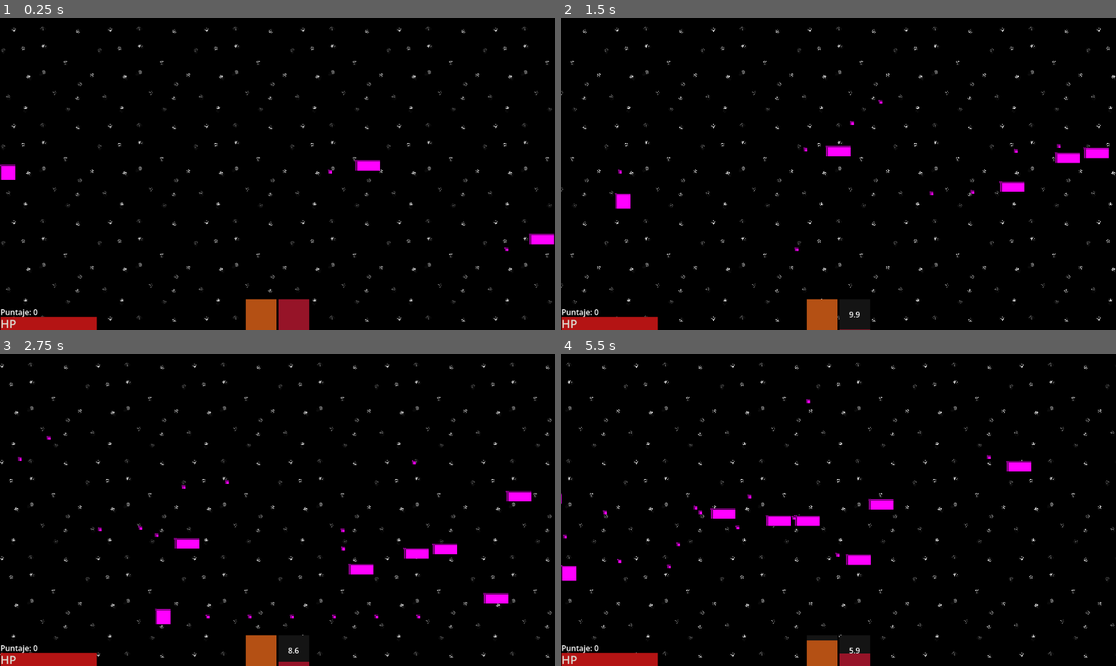
Above: before the commit, frames 1-4 (two rows, left to right).
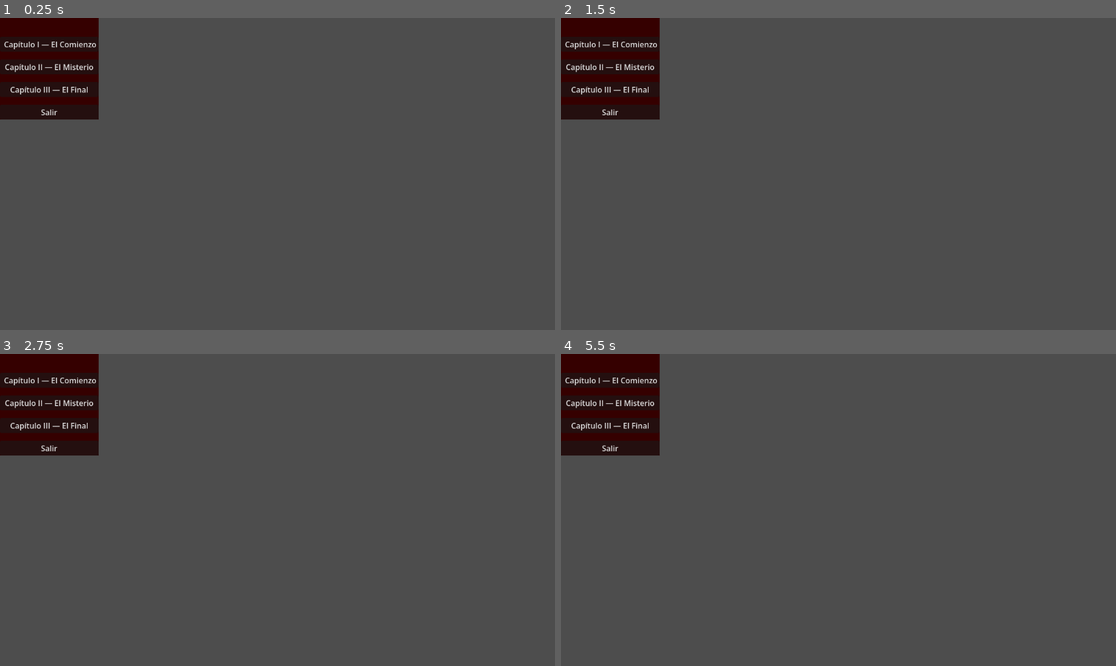
Above: after the commit, the same moments.

Repository: wfeboSKL/tales-for-the-asleep
Game: Godot game, scene res://scenes/Menu/Mewou.tscn
Same seed, same stepped clock (60 frames per second), same inputs: the game is played once before the commit and once after it. Before the commit the project starts from res://scenes/demolevel/level.tscn.
Inputs:
- Up to frame 1 (0.25 s): no input
- Up to frame 2 (1.5 s): tap Enter at 0.5 s; hold D (move_right) 0.53-1.28 s; hold Shift (focus) 0.53-1.28 s; tap Space at 0.77 s; hold S (move_down) from 1.28 s (still down); tap J (melee) at 1.35 s
- Up to frame 3 (2.75 s): tap Space at 1.52 s; release S (move_down) at 2.03 s; hold D (move_right) from 2.03 s (still down); hold K (shoot) from 2.03 s (still down)
- Up to frame 4 (5.5 s): release D (move_right) at 2.78 s; release K (shoot) at 2.78 s; hold W (move_up) 2.78-3.53 s; tap Enter at 2.85 s; tap Space at 3.02, 3.77, 4.52 s; hold Shift (focus) 3.53-4.28 s; hold A (move_left) 3.53-5.03 s; tap J (melee) at 4.35 s; hold S (move_down) from 5.03 s (still down); hold K (shoot) from 5.03 s (still down)

The runs differ from the first frame. In frame 1, 99% of the frame differs, in the area x 0-100%, y 0-100%; in frame 2, 100%; in frame 3, 99%; in frame 4, 100%.

Commit message:
Hice la mayoria del codigo pero falta mucho

Diff:
--- /dev/null
+++ b/mainmenu.gd
@@ -0,0 +1,55 @@
+extends Control
+
+# Rutas de las escenas de cada capítulo
+# ¡Cambia estas rutas por las de tu proyecto!
+const CHAPTER_1 = "res://scenes/chapter_1.tscn"
+const CHAPTER_2 = "res://scenes/chapter_2.tscn"
+const CHAPTER_3 = "res://scenes/chapter_3.tscn"
+
+func _ready():
+	# Conectar señales de cada botón a sus funciones
+	$BookshelfPanel/VBoxContainer/Chapter1Button.pressed.connect(_on_chapter1_pressed)
+	$BookshelfPanel/VBoxContainer/Chapter2Button.pressed.connect(_on_chapter2_pressed)
+	$BookshelfPanel/VBoxContainer/Chapter3Button.pressed.connect(_on_chapter3_pressed)
+	$BookshelfPanel/VBoxContainer/QuitButton.pressed.connect(_on_quit_pressed)
+
+# --- Funciones de cada botón ---
+
+func _on_chapter1_pressed():
+	get_tree().change_scene_to_file(CHAPTER_1)
+
+func _on_chapter2_pressed():
+	get_tree().change_scene_to_file(CHAPTER_2)
+
+func _on_chapter3_pressed():
+	get_tree().change_scene_to_file(CHAPTER_3)
+
+func _on_quit_pressed():
+	get_tree().quit()extends Control
+
+# Rutas de las escenas de cada capítulo
+# ¡Cambia estas rutas por las de tu proyecto!
+const CHAPTER_1 = "res://scenes/chapter_1.tscn"
+const CHAPTER_2 = "res://scenes/chapter_2.tscn"
+const CHAPTER_3 = "res://scenes/chapter_3.tscn"
+
+func _ready():
+	# Conectar señales de cada botón a sus funciones
+	$BookshelfPanel/VBoxContainer/Chapter1Button.pressed.connect(_on_chapter1_pressed)
+	$BookshelfPanel/VBoxContainer/Chapter2Button.pressed.connect(_on_chapter2_pressed)
+	$BookshelfPanel/VBoxContainer/Chapter3Button.pressed.connect(_on_chapter3_pressed)
+	$BookshelfPanel/VBoxContainer/QuitButton.pressed.connect(_on_quit_pressed)
+
+# --- Funciones de cada botón ---
+
+func _on_chapter1_pressed():
+	get_tree().change_scene_to_file(CHAPTER_1)
+
+func _on_chapter2_pressed():
+	get_tree().change_scene_to_file(CHAPTER_2)
+
+func _on_chapter3_pressed():
+	get_tree().change_scene_to_file(CHAPTER_3)
+
+func _on_quit_pressed():
+	get_tree().quit()
--- a/project.godot
+++ b/project.godot
@@ -11,7 +11,7 @@
 [application]
 
 config/name="DesivinteMvp"
-run/main_scene="uid://xeqaplemmgjl"
+run/main_scene="uid://hndi5xvpu8m3"
 config/features=PackedStringArray("4.6", "GL Compatibility")
 config/icon="res://icon.svg"
 
--- a/scenes/Menu/Mewou.tscn
+++ b/scenes/Menu/Mewou.tscn
@@ -3,7 +3,7 @@
 [sub_resource type="StyleBoxFlat" id="StyleBoxFlat_rjerq"]
 bg_color = Color(0.2086803, 1.5191269e-07, 2.4065375e-08, 1)
 
-[node name="Mewou" type="Control" unique_id=743778031]
+[node name="Main Menu" type="Control" unique_id=743778031]
 layout_mode = 3
 anchors_preset = 15
 anchor_right = 1.0
@@ -24,18 +24,26 @@
 
 [node name="VBoxContainer" type="VBoxContainer" parent="BookshelfPanel" unique_id=1589564995]
 layout_mode = 2
+theme_override_constants/separation = 16
+alignment = 1
 
 [node name="TitleLabel" type="Label" parent="BookshelfPanel/VBoxContainer" unique_id=1187911868]
 layout_mode = 2
 
 [node name="Chapter1Button" type="Button" parent="BookshelfPanel/VBoxContainer" unique_id=1163982157]
 layout_mode = 2
+text = " Capítulo I — El Comienzo
+"
 
 [node name="Chapter2Button" type="Button" parent="BookshelfPanel/VBoxContainer" unique_id=1024758933]
 layout_mode = 2
+text = "Capítulo II — El Misterio
+"
 
 [node name="Chapter3Button" type="Button" parent="BookshelfPanel/VBoxContainer" unique_id=1963010779]
 layout_mode = 2
+text = "Capítulo III — El Final"
 
 [node name="QuitButton" type="Button" parent="BookshelfPanel/VBoxContainer" unique_id=452497751]
 layout_mode = 2
+text = "Salir"
--- /dev/null
+++ b/scenes/Menu/mewou.gd
@@ -0,0 +1,28 @@
+extends Control
+
+# Rutas de las escenas de cada capítulo
+# ¡Cambia estas rutas por las de tu proyecto!
+const CHAPTER_1 = "res://scenes/chapter_1.tscn"
+const CHAPTER_2 = "res://scenes/chapter_2.tscn"
+const CHAPTER_3 = "res://scenes/chapter_3.tscn"
+
+func _ready():
+	# Conectar señales de cada botón a sus funciones
+	$BookshelfPanel/VBoxContainer/Chapter1Button.pressed.connect(_on_chapter1_pressed)
+	$BookshelfPanel/VBoxContainer/Chapter2Button.pressed.connect(_on_chapter2_pressed)
+	$BookshelfPanel/VBoxContainer/Chapter3Button.pressed.connect(_on_chapter3_pressed)
+	$BookshelfPanel/VBoxContainer/QuitButton.pressed.connect(_on_quit_pressed)
+
+# --- Funciones de cada botón ---
+
+func _on_chapter1_pressed():
+	get_tree().change_scene_to_file(CHAPTER_1)
+
+func _on_chapter2_pressed():
+	get_tree().change_scene_to_file(CHAPTER_2)
+
+func _on_chapter3_pressed():
+	get_tree().change_scene_to_file(CHAPTER_3)
+
+func _on_quit_pressed():
+	get_tree().quit()
Not shown, added: mainmenu.gd.uid
Not shown, added: scenes/Menu/mewou.gd.uid
Empty file added: scenes/Menu/mewouu.gd
Not shown, added: scenes/Menu/mewouu.gd.uid
